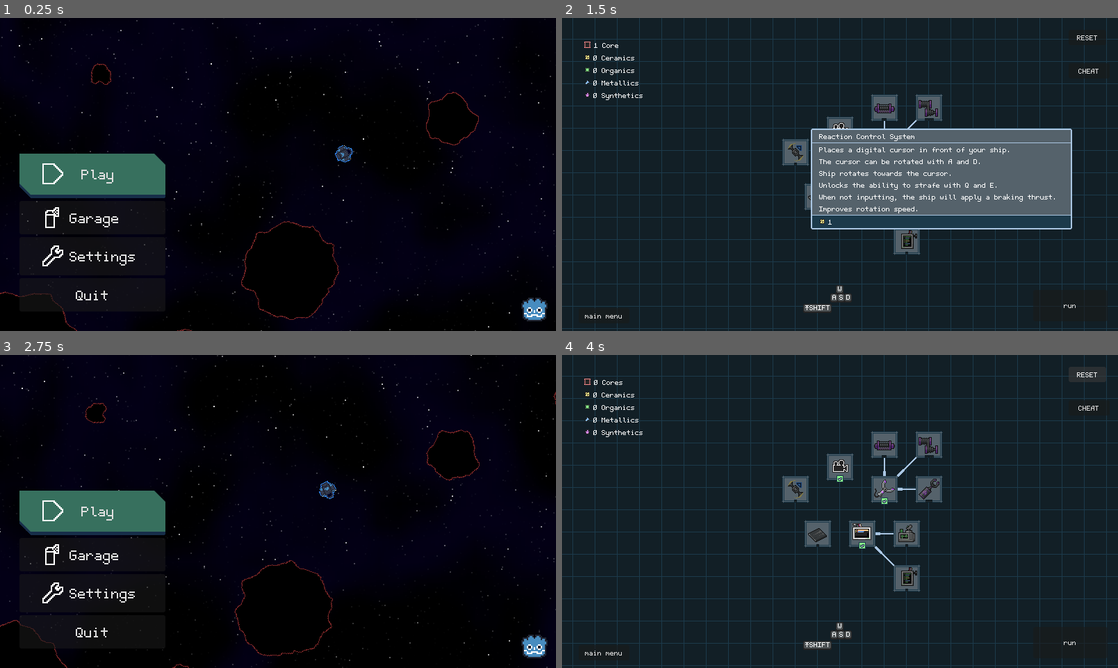
Above: before the commit, frames 1-4 (two rows, left to right).
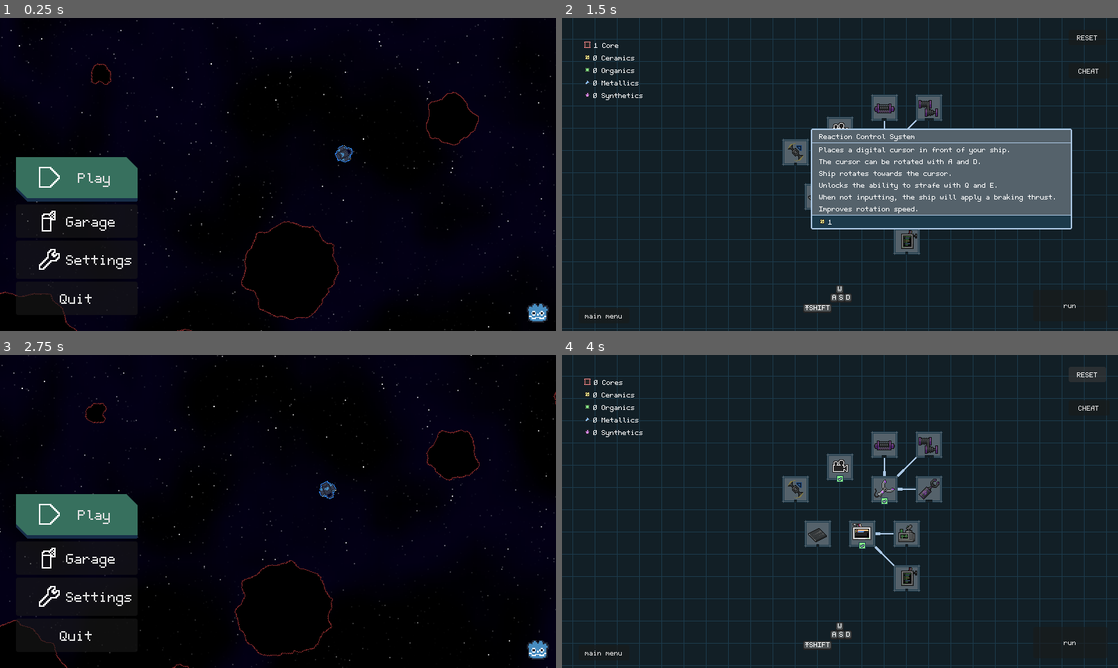
Above: after the commit, the same moments.

Repository: A5TR0spud/asterdrift_redshift
Game: Godot game, scene res://Scenes/Menus/main_menu.tscn
The game is run twice, just before and just after one commit, with the same random seed, the same clock (stepped at 60 frames per second) and the same inputs.
Inputs (mouse positions are in pixels of both pictures, inside the frame that each line leads up to):
- Up to frame 1 (0.25 s): no input
- Up to frame 2 (1.5 s): click "Play" at 0.5 s; click (795, 152) at 1.27 s
- Up to frame 3 (2.75 s): click "main menu" at 2 s
- Up to frame 4 (4 s): click "Play" at 2.75 s; click "RESET" at 3.5 s

The runs differ from the first frame. In frame 1, 2.6% of the frame differs, in the area x 2-99%, y 43-98%; in frame 2, nothing differs; in frame 3, 2.6%; in frame 4, nothing differs.

Commit message:
misc fixes

Diff:
--- a/Scenes/Hangar/UpgradeIcon/upgrade.tscn
+++ b/Scenes/Hangar/UpgradeIcon/upgrade.tscn
@@ -151,6 +151,7 @@
 position = Vector2(0, 17)
 
 [node name="TooltipContainer" type="PanelContainer" parent="."]
+visible = false
 z_index = 200
 z_as_relative = false
 offset_left = 32.0
--- a/Scenes/Hangar/tech_tree.gd
+++ b/Scenes/Hangar/tech_tree.gd
@@ -34,6 +34,7 @@
 func _reset(child: Upgrade):
 	child.CurrentLevel = 0
 	UpgradesManager.Save(child.INTERNAL_NAME, 0)
+	DataManager.Save("UpcyclerCount", 0)
 
 func _on_reset_pressed():
 	_onAllUpgradeChildren(self, _reset)
--- a/Scenes/Menus/main_menu.tscn
+++ b/Scenes/Menus/main_menu.tscn
@@ -68,15 +68,15 @@
 
 [node name="VBoxContainer" type="VBoxContainer" parent="CanvasLayer/Control"]
 layout_mode = 1
-anchors_preset = 2
-anchor_top = 1.0
-anchor_bottom = 1.0
-offset_left = 28.0
-offset_top = -243.0
-offset_right = 238.0
-offset_bottom = -28.0
+anchors_preset = -1
+anchor_left = 0.0291667
+anchor_top = 0.527778
+anchor_right = 0.247917
+anchor_bottom = 0.948148
+offset_top = 12.0
 grow_vertical = 0
 alignment = 2
+metadata/_edit_use_anchors_ = true
 
 [node name="Play" type="Button" parent="CanvasLayer/Control/VBoxContainer"]
 custom_minimum_size = Vector2(0, 64)
@@ -113,18 +113,15 @@
 
 [node name="Godot" type="TextureRect" parent="CanvasLayer/Control"]
 layout_mode = 1
-anchors_preset = 3
-anchor_left = 1.0
-anchor_top = 1.0
-anchor_right = 1.0
-anchor_bottom = 1.0
-offset_left = -50.0
-offset_top = -50.0
-offset_right = -12.0
-offset_bottom = -12.0
+anchors_preset = -1
+anchor_left = 0.947917
+anchor_top = 0.907407
+anchor_right = 0.9875
+anchor_bottom = 0.977778
 grow_horizontal = 0
 grow_vertical = 0
 texture = ExtResource("6_1rrf4")
+metadata/_edit_use_anchors_ = true
 
 [node name="Background" type="CanvasLayer" parent="."]
 layer = -1
--- a/Scenes/Menus/options.gd
+++ b/Scenes/Menus/options.gd
@@ -25,7 +25,7 @@
 	if index == 0:
 		newSize = Vector2(960, 540)
 	elif index == 1:
-		newSize = Vector2(1024, 576)
+		newSize = Vector2(1280, 720)
 	elif index == 2:
 		newSize = AdaptScreen()
 	root.content_scale_size = newSize
@@ -40,6 +40,6 @@
 
 static func AdaptScreen() -> Vector2:
 	var newSize: Vector2 = DisplayServer.screen_get_size(DisplayServer.window_get_current_screen())
-	while newSize.length_squared() > Vector2(1024, 576).length_squared():
+	while newSize.length_squared() > Vector2(1280, 720).length_squared():
 		newSize *= 0.5
 	return newSize
--- a/Scenes/Player/Player.tscn
+++ b/Scenes/Player/Player.tscn
@@ -150,6 +150,9 @@
 
 [sub_resource type="ShaderMaterial" id="ShaderMaterial_5rid5"]
 shader = ExtResource("29_g5u7d")
+shader_parameter/TIME_COEFFICIENT = 1.0
+shader_parameter/GLOW_COLOR = Color(0.6, 0.3, 1, 1)
+shader_parameter/LIGHTNING_COLOR = Color(0.8, 1, 1, 1)
 
 [sub_resource type="CircleShape2D" id="CircleShape2D_qliv8"]
 radius = 768.0
@@ -418,7 +421,6 @@
 default_color = Color(0.129412, 0.145098, 0.196078, 1)
 
 [node name="NeedleLaserManager" type="Node2D" parent="."]
-visible = false
 top_level = true
 z_index = -50
 script = ExtResource("18_yrk6l")
@@ -559,6 +561,7 @@
 offset_bottom = 60.0
 
 [node name="Radar" type="Area2D" parent="."]
+visible = false
 top_level = true
 rotation = -1.5708
 collision_layer = 0
--- a/Scenes/Player/player.gd
+++ b/Scenes/Player/player.gd
@@ -135,14 +135,33 @@
 				_inputDir.x -= sign(reduceDrift.x) if absf(reduceDrift.x) > 0.1 else 0
 			_inputDir = _inputDir.normalized().rotated(thrustDirection)
 
+		targetLinearAccel = _inputDir * ACCEL_FORCE
+
 		#if not inputting, apply opposite velocity
-		elif Stats.Has_RCS && !Input.is_action_pressed("boost"):
+		if _inputDir.length() < 0.5 && Stats.Has_RCS && !Input.is_action_pressed("boost"):
 			#decceleration when no input (it's actually just inputting opposite your velocity)
-			_inputDir = -linear_velocity.normalized()
-			if _inputDir.length() > 2.0 * linear_velocity.length() / ACCEL_FORCE:
-				_inputDir = 2.0 * -linear_velocity / ACCEL_FORCE
-
-		targetLinearAccel = _inputDir * ACCEL_FORCE
+			var fakeVel: float = linear_velocity.x
+			var sig: int = sign(fakeVel)
+			var force: float = -sig * ACCEL_FORCE
+			fakeVel += force * delta
+			if fakeVel == 0 || sign(fakeVel) != sig:
+				force = -linear_velocity.x
+				linear_velocity.x = 0
+				apply_force(Vector2(-force, 0))
+			targetLinearAccel.x = force
+
+			fakeVel = linear_velocity.y
+			sig = sign(fakeVel)
+			force = -sig * ACCEL_FORCE
+			fakeVel += force * delta
+			if fakeVel == 0 || sign(fakeVel) != sig:
+				force = -linear_velocity.y
+				linear_velocity.y = 0
+				apply_force(Vector2(0, -force))
+			targetLinearAccel.y = force
+
+			print(linear_velocity)
+
 
 		if Stats.Has_RCS:
 			var angleToCursor : float = get_angle_to(RCSCursor.global_position)
--- a/Scenes/Player/radar.gd
+++ b/Scenes/Player/radar.gd
@@ -17,6 +17,7 @@
 		Radar.queue_free()
 	else:
 		show()
+		Radar.show()
 		TrackedBodies = []
 
 func _physics_process(delta):
--- a/Shaders/Tesla.gdshader
+++ b/Shaders/Tesla.gdshader
@@ -1,4 +1,8 @@
 shader_type canvas_item;
+
+uniform float TIME_COEFFICIENT = 1.0;
+uniform vec4 GLOW_COLOR: source_color = vec4(0.6, 0.3, 1.0, 1.0);
+uniform vec4 LIGHTNING_COLOR: source_color = vec4(0.8, 1.0, 1.0, 1.0);
 
 float badMod(float v, float i) {
 	while (v < 0.0) {
@@ -19,15 +23,35 @@
 	float angle = atan(localCoord.y, localCoord.x) * 0.159154570919;
 	float a = 1.0;
 	a = angle + 0.5;
-	float dif = badMod(a - TIME * 0.1, 1.0);
+	float timeCoef = TIME_COEFFICIENT;
+	float t = floor(TIME * timeCoef);
+	float targetAngle = sin(t) + 1.0 + 2.0 * sin(0.9 * t + 5.0);
+	float dif = badMod(a - targetAngle, 1.0);
 	float angledA = max(dif, 1.0 - dif) * 2.0 - 1.0;
 	a = angledA;
-	float timeVariance = badMod(TIME, 1.0);
+	float timeVariance = badMod(TIME * timeCoef, 1.0);
 	a *= abs(dist - 0.5) * (2.0 - angledA) + angledA;
 	a *= dist * 0.5 + 0.5;
 	a -= dist;
 	a *= 2.0;
 	a -= 1.0 - dist;
 	a *= 2.0;
-	COLOR.a = a;
+	a *= 1.0 - timeVariance;
+	COLOR = GLOW_COLOR;
+
+	COLOR.a *= a;
+
+	float angledPolarX = dist * sin(angledA * 3.14159265);
+	float angledPolarY = dist * cos(angledA * 3.14159265);
+	//angledPolarX += 0.1 * sin(angledPolarY * 10.0);
+	vec2 angledPolarCoord = vec2(angledPolarX, angledPolarY);
+	float tar = 0.4;
+	angledPolarCoord = vec2(localCoord.x * tar + localCoord.y * (1.0 - tar), localCoord.y * badMod(tar + badMod(TIME, 5.0), 1.0) + localCoord.x * badMod(1.0 - tar + badMod(TIME, 5.0), 1.0));
+	COLOR.xy = angledPolarCoord;
+	COLOR.z = 0.0;
+	COLOR.a = 1.0;
+	if (angledPolarX > 0.9 && angledPolarY < 0.0) {
+		//COLOR = LIGHTNING_COLOR;
+		//COLOR.a *= 1.0 - timeVariance;
+	}
 }
Not shown, changed: CHANGELOG.md
